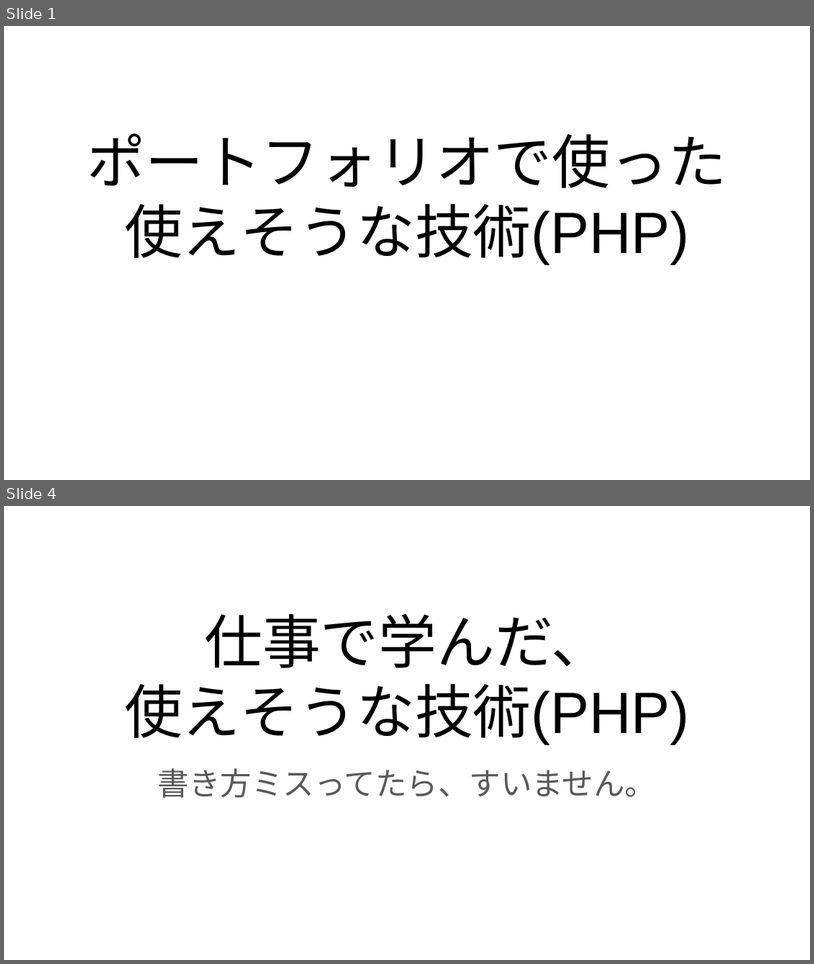
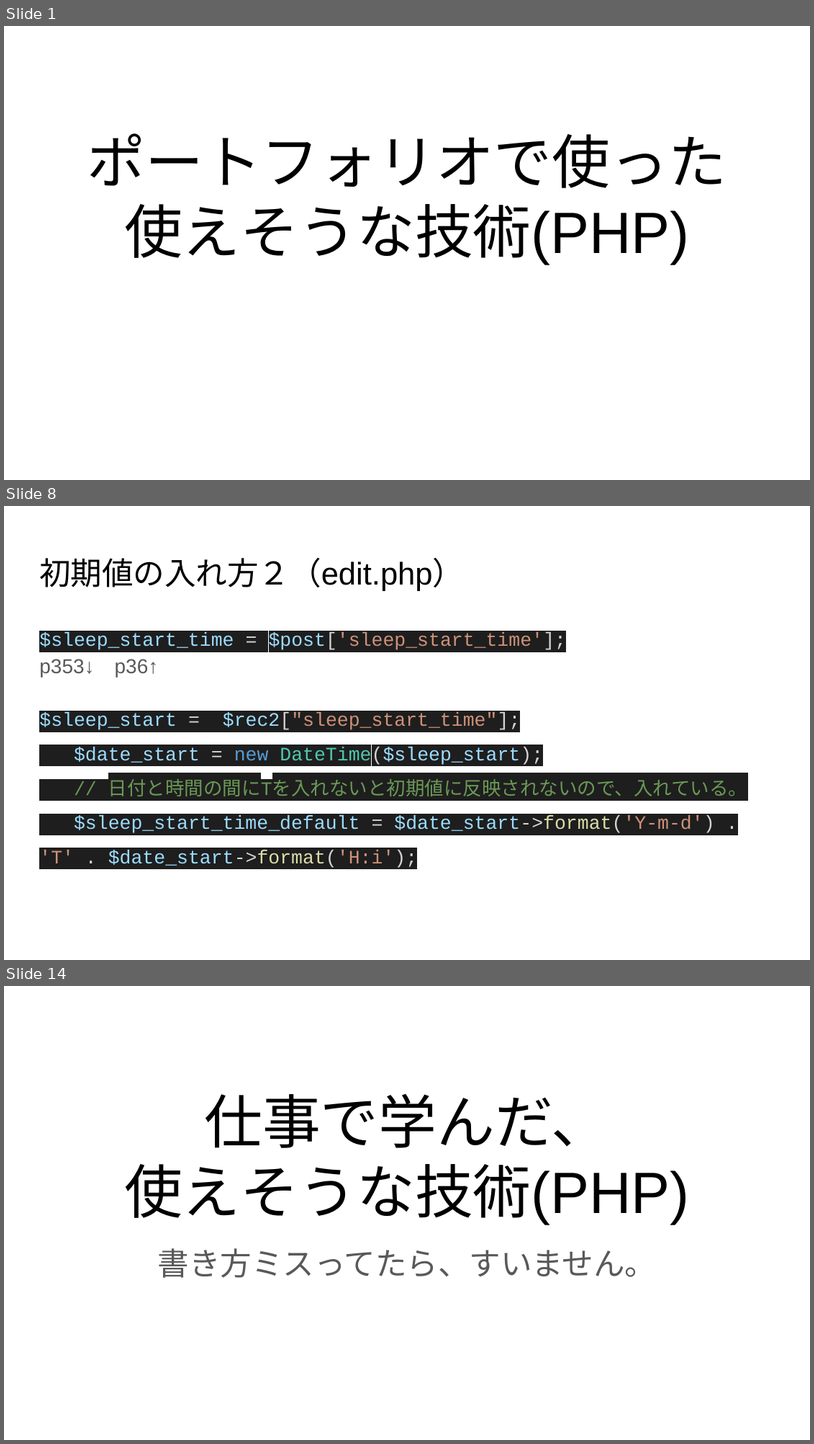
Before and after one commit to masabolic/self_monitoring, a slide deck: 使えそうな技術.pptx. Shown one above the other, each under a label of ours: slides 1 and 4 before the commit, slides 1, 8 and 14 after it; the slides between them are not shown. The pictures are 814x964 and 814x1444 pixels, drawn with LibreOffice and Linux fonts; fonts in the diff are those of the drawing. Boxes give left, top, right and bottom in pixels: in the first picture for what was removed or moved away, otherwise in the second. Text is boxed around its words. In the diff, an @@ line names an element or a change of style, - is before the commit and + after.

```diff
--- a/使えそうな技術.pptx
+++ b/使えそうな技術.pptx
@@ slide 8 added at [4,506,810,960], background #FFFFFF @@
@@ title added at [39,558,464,591], 28 pt, text #000000 @@
+初期値の入れ方２（edit.php）
@@ text added at [39,633,748,867], 17 pt, text #9CDCFE @@
+$sleep_start_time = $post['sleep_start_time'];
+p353↓ p36↑
+$sleep_start = $rec2["sleep_start_time"];
+$date_start = new DateTime($sleep_start);
+// 日付と時間の間にTを入れないと初期値に反映されないので、入れている。
+$sleep_start_time_default = $date_start->format('Y-m-d') . 'T' . $date_start->format('H:i');
@@ what was slide 4 is now slide 14 @@
```
Also in this commit, not shown: 2 slides changed, 9 other slides added, 1 other file.
